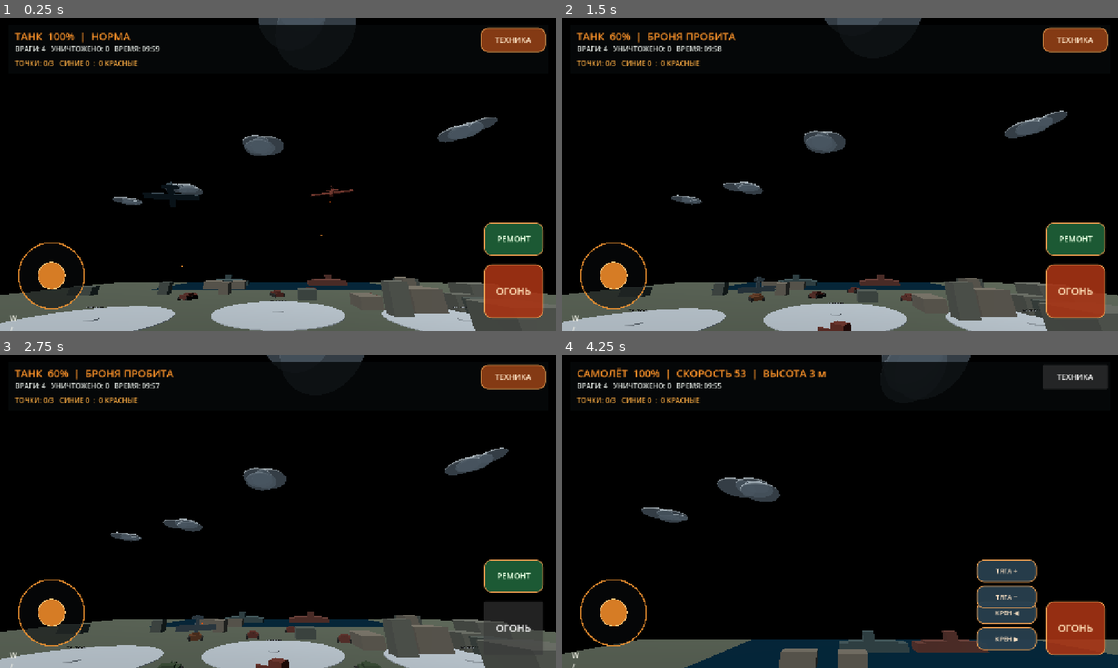
Above: before the commit, frames 1-4 (two rows, left to right).
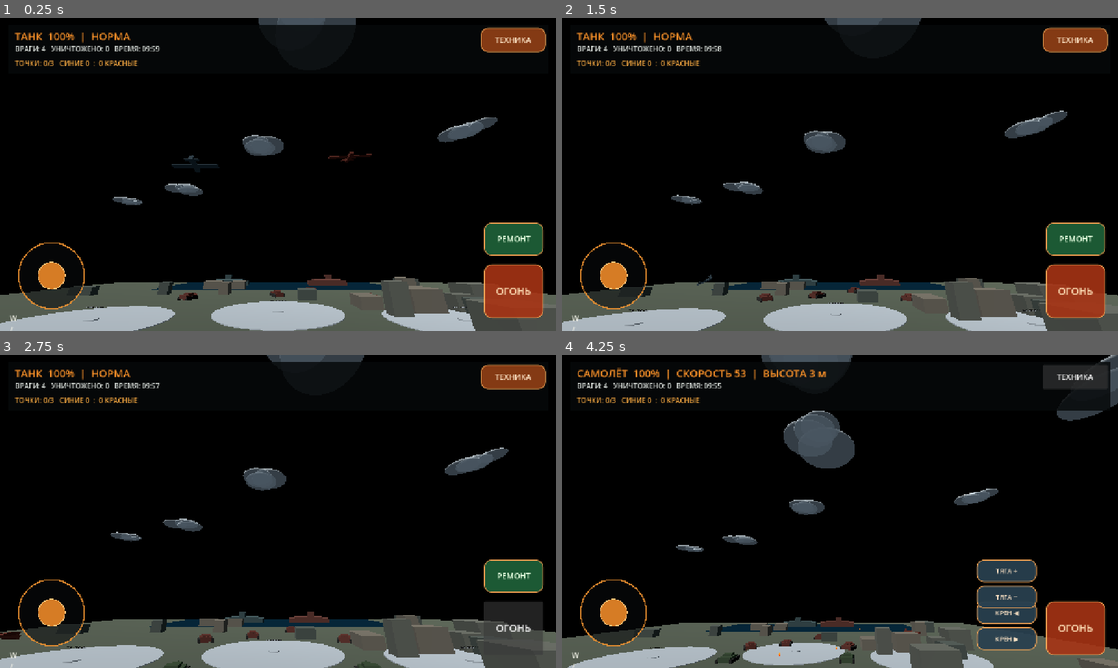
Above: after the commit, the same moments.

Repository: p87010834-ai/WAR-BATTLE-MOBILE
Game: Godot game, scene res://scenes/main.tscn
The game is run twice, just before and just after one commit, with the same random seed, the same clock (stepped at 60 frames per second) and the same inputs.
Inputs (mouse positions are in pixels of both pictures, inside the frame that each line leads up to):
- Up to frame 1 (0.25 s): no input
- Up to frame 2 (1.5 s): tap Enter at 0.5 s; drag from (612, 274) to (895, 105) at 0.52 s; drag from (728, 190) to (812, 237) at 1.27 s
- Up to frame 3 (2.75 s): click "ОГОНЬ" at 2 s
- Up to frame 4 (4.25 s): click "РЕМОНТ" at 2.75 s; click "ТЕХНИКА" at 3.5 s

The runs differ from the first frame. In frame 1, 0.2% of the frame differs, in the area x 27-67%, y 42-80%; in frame 2, 0.8%; in frame 3, 0.9%; in frame 4, 15%, in the area x 0-100%, y 0-100%.

Commit message:
Smooth AI aircraft target turning

Diff:
--- a/godot/scripts/aircraft.gd
+++ b/godot/scripts/aircraft.gd
@@ -47,8 +47,6 @@
 		return
 	var to_target := target.global_position - global_position
 	var aim_point := target.global_position + Vector3.UP * 1.5
-	if to_target.length() > 0.5:
-		look_at(aim_point, Vector3.UP)
 	speed = move_toward(speed, max_speed * 0.72, throttle_acceleration * delta)
 	var control_authority := clampf(speed / 45.0, 0.35, 1.0)
 	if to_target.length() > 0.5:
